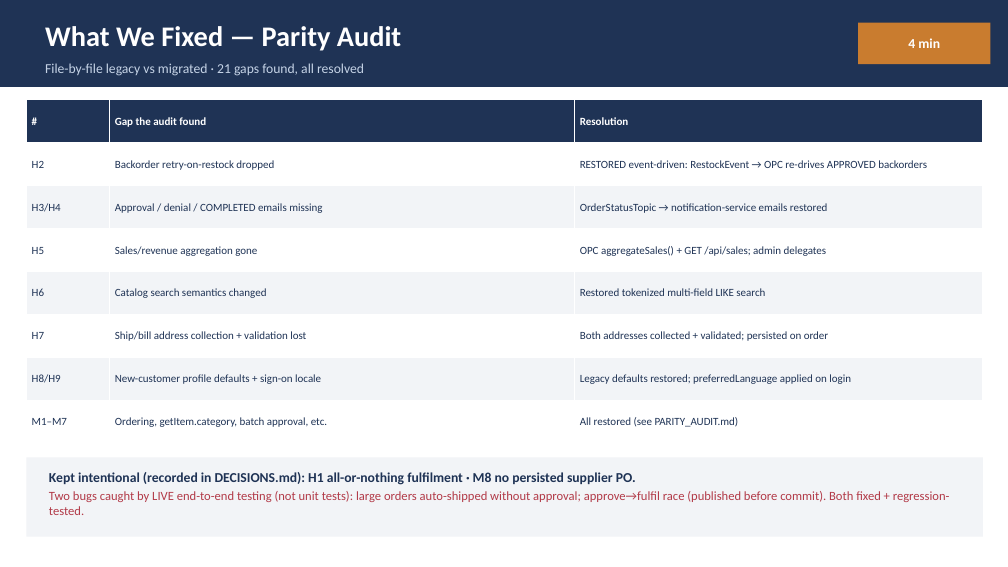
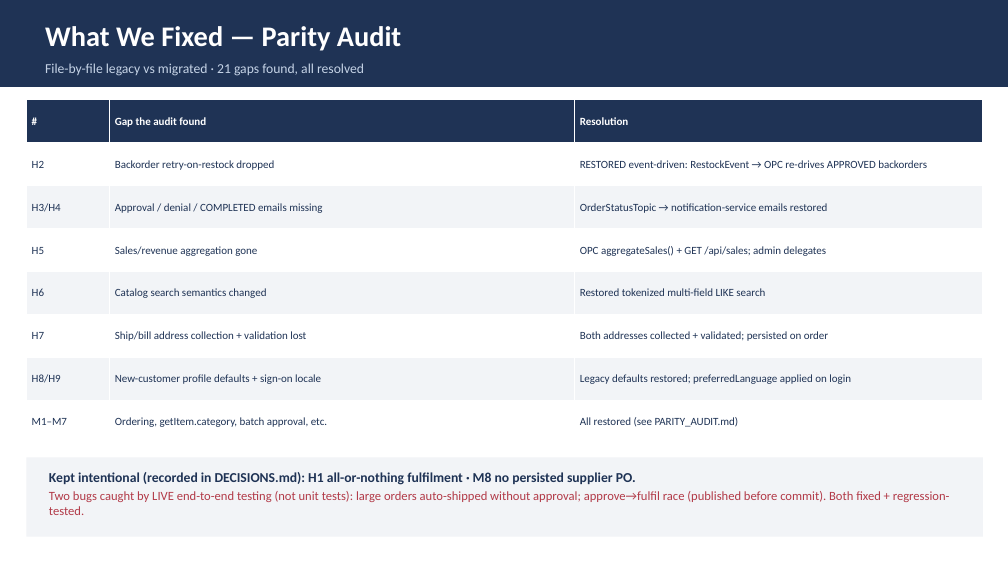
Before and after one commit to Vishak-94/pet-store, a slide deck: slide 17 of docs/PetStore_Demo_45min.pptx. Drawn at 1008x567 pixels with LibreOffice and Linux fonts; fonts in the diff are those of the drawing. Boxes give left, top, right and bottom in pixels: in the first picture for what was removed or moved away, otherwise in the second. Text is boxed around its words. In the diff, an @@ line names an element or a change of style, - is before the commit and + after.

```diff
--- a/docs/PetStore_Demo_45min.pptx
+++ b/docs/PetStore_Demo_45min.pptx
@@ rectangle removed at (x1=858, y1=23, x2=991, y2=64) @@
@@ text removed at (x1=908, y1=38, x2=940, y2=48) @@
-4 min
```
Also in this commit, not shown: 9 other slides changed, 1 other file.
